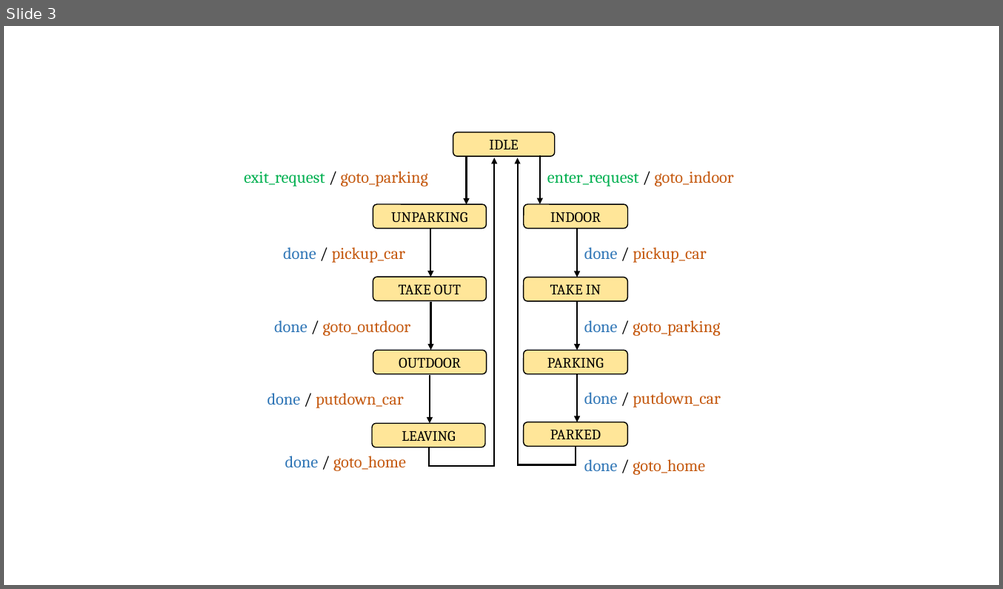
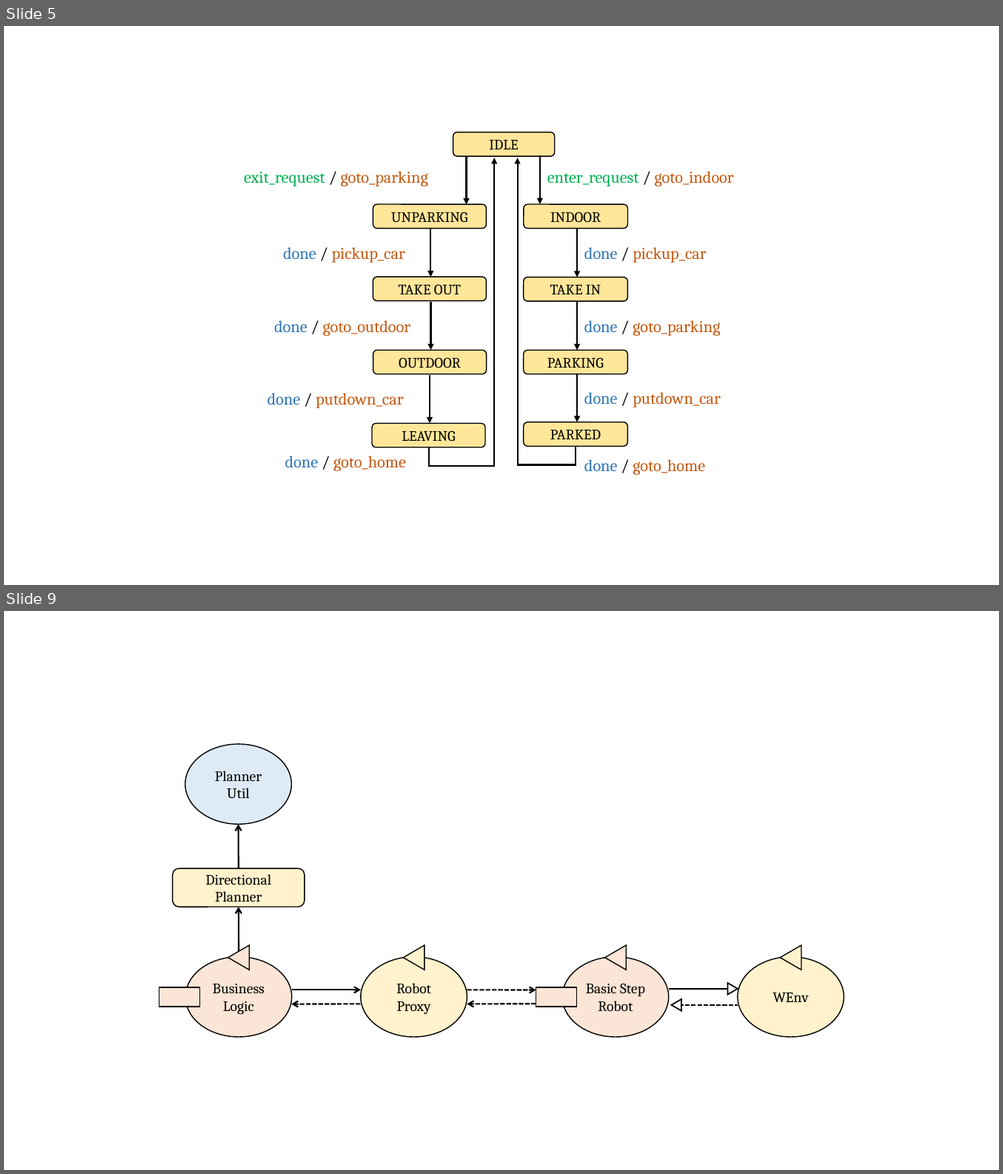
Before and after one commit to JackFantaz/FantazziniGiacomoIss, a slide deck: FinalTask/userDocs/img/final_task_schema.pptx. Shown one above the other, each under a label of ours: slide 3 before the commit, slides 5 and 9 after it; the slides between them are not shown. The pictures are 1003x589 and 1003x1174 pixels, drawn with LibreOffice and Linux fonts; fonts in the diff are those of the drawing. Boxes give left, top, right and bottom in pixels: in the first picture for what was removed or moved away, otherwise in the second. Text is boxed around its words. In the diff, an @@ line names an element or a change of style, - is before the commit and + after.

Commit message:
new business logic

```diff
--- a/FinalTask/userDocs/img/final_task_schema.pptx
+++ b/FinalTask/userDocs/img/final_task_schema.pptx
@@ slide 9 added at [4,611,999,1170], background #FFFFFF @@
@@ ellipse added at [185,744,291,824], fill #DEEBF7, outline #000000 1 pt, 14 pt, text #000000 @@
+Planner Util
@@ arrow added from (239, 869) to (239, 824), #000000 1.5 pt @@
@@ rounded rectangle added at [173,869,304,907], fill #FFF2CC, outline #000000 1 pt, 14 pt, text #000000 @@
+Directional Planner
@@ arrow added from (239, 951) to (239, 907), #000000 1.5 pt @@
@@ ellipse added at [185,957,291,1037], fill #FBE5D6, outline #000000 1 pt, 14 pt, text #000000 @@
+Business
+Logic
@@ triangle added at [228,945,249,970], fill #FBE5D6, outline #000000 1 pt @@
@@ ellipse added at [361,957,466,1037], fill #FFF2CC, outline #000000 1 pt, 14 pt, text #000000 @@
+Robot Proxy
@@ triangle added at [404,945,424,970], fill #FFF2CC, outline #000000 1 pt @@
@@ ellipse added at [562,957,668,1037], fill #FBE5D6, outline #000000 1 pt, 14 pt, text #000000 @@
+Basic Step Robot
@@ triangle added at [605,945,626,970], fill #FBE5D6, outline #000000 1 pt @@
@@ ellipse added at [737,957,843,1037], fill #FFF2CC, outline #000000 1 pt, 14 pt, text #000000 @@
+WEnv
@@ triangle added at [780,945,801,970], fill #FFF2CC, outline #000000 1 pt @@
@@ rectangle added at [159,988,200,1007], fill #FBE5D6, outline #000000 1 pt @@
@@ rectangle added at [536,988,577,1007], fill #FBE5D6, outline #000000 1 pt @@
@@ triangle added at [728,983,738,995], fill #FFFFFF, outline #000000 1.25 pt @@
@@ arrow added from (361, 1004) to (291, 1004), #000000 1.5 pt dashed @@
@@ arrow added from (292, 990) to (361, 990), #000000 1.5 pt @@
@@ arrow added from (466, 990) to (536, 991), #000000 1.5 pt dashed @@
@@ arrow added from (536, 1004) to (466, 1004), #000000 1.5 pt dashed @@
@@ line added from (669, 989) to (728, 989), #000000 1.5 pt @@
@@ triangle added at [671,999,681,1011], fill #FFFFFF, outline #000000 1.25 pt @@
@@ line added from (678, 1005) to (737, 1005), #000000 1.5 pt dashed @@
@@ what was slide 3 is now slide 5 @@
```
Also in this commit, not shown: 1 slide changed, 3 other slides added, 1 slide removed, 4 other files.
